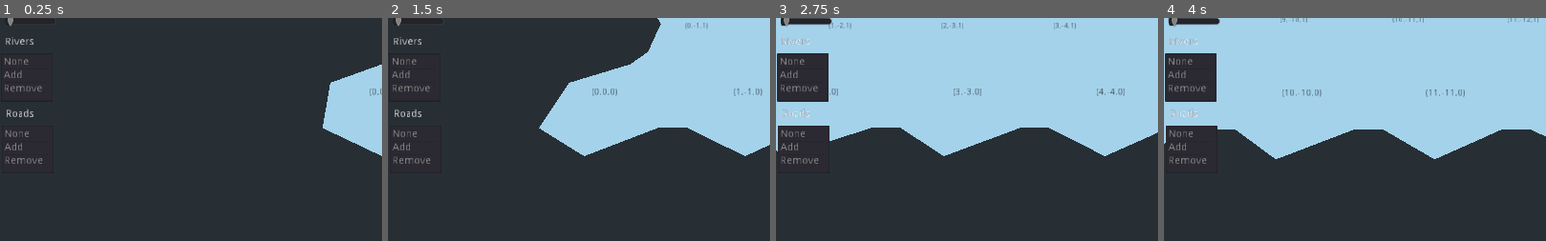
Above: before the commit, frames 1-4 (left to right).
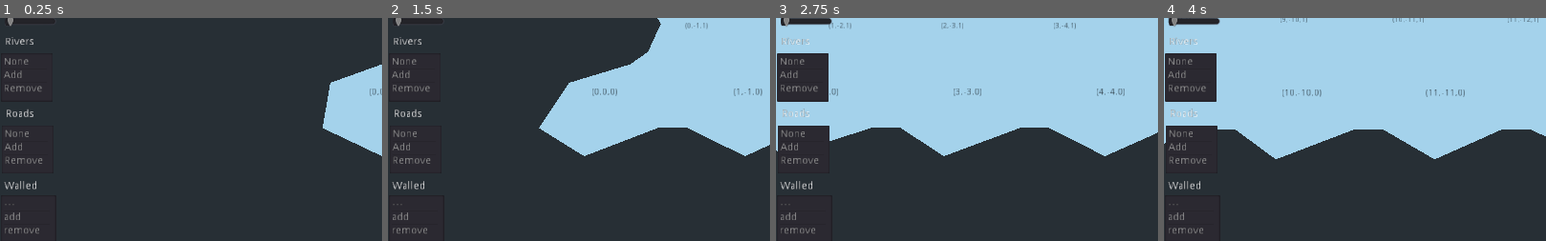
Above: after the commit, the same moments.

Repository: putschini/HexMap
Game: Godot game, scene res://Control.tscn
Two runs of this game, one before a commit and one after it. Both use one fixed random seed, a clock stepped at 60 frames per second and the inputs below.
Inputs (mouse positions are % of the whole screen's width and height, from its top left):
- Up to frame 1 (0.25 s): no input
- Up to frame 2 (1.5 s): click (1, 20) at 0.5 s; tap Enter at 1.25 s; move the mouse to (72, 45) at 1.27 s; press the mouse at (72, 45) at 1.28 s; hold D (move_right) from 1.28 s (still down)
- Up to frame 3 (2.75 s): move the mouse to (30, 55) at 2.02 s; release D (move_right) at 2.03 s; release the mouse at (30, 55) at 2.03 s; hold S (move_back) from 2.03 s (still down); tap W (move_foward) at 2.1 s
- Up to frame 4 (4 s): tap Space at 2.75 s; move the mouse to (60, 28) at 2.77 s; release S (move_back) at 2.78 s; hold Mouse wheel up (zoom_in) 2.78-3.53 s; hold D (move_right) from 2.78 s (still down); move the mouse to (45, 70) at 3.52 s; tap Mouse wheel down (zoom_out) at 3.6 s
The pictures show only the part of the screen within x 0-50%, y 31-81%; the shares and areas given below are measured in that part.

The runs differ from the first frame. In frame 1, 0.3% of the frame differs, in the area x 1-11%, y 73-97%; in frame 2, 0.3%; in frame 3, 0.3%; in frame 4, 0.3%.

Commit message:
Part 10 - Adding Walls

Diff:
--- /dev/null
+++ b/FeatureManager.gd
@@ -0,0 +1,127 @@
+extends Spatial
+
+class_name FeatureManager
+
+onready var wall : HexMesh = $Wall
+
+func _ready():
+	wall.setup(false, true, false, false)
+
+func add_wall(var near: EdgeVertices, var near_cell: HexCell, var far: EdgeVertices, var far_cell: HexCell, var has_road: bool, var has_river: bool ) -> void:
+	if near_cell.walled != far_cell.walled and HexEdgeType.get_edge_type(near_cell.elevation, far_cell.elevation) != HexEdgeType.Cliff: # and not near_cell.is_under_water() and not far_cell.is_under_water():
+		add_wall_segment(near.v1, near.v2, far.v1, far.v2)
+		if has_road or has_river:
+			add_wall_cap(near.v2, near.v4)
+			add_wall_cap(far.v2, far.v4)
+		else:
+			add_wall_segment(near.v2, near.v3, far.v2, far.v3)
+			add_wall_segment(near.v3, near.v4, far.v3, far.v4)
+		add_wall_segment(near.v4, near.v5, far.v4, far.v5)
+	pass
+
+func add_wall_segment(var near_left: Vector3, var near_right: Vector3, var far_left: Vector3, var far_right: Vector3) -> void:
+	near_left = HexMetrics.perturb(near_left)
+	near_right = HexMetrics.perturb(near_right)
+	far_left = HexMetrics.perturb(far_left)
+	far_right = HexMetrics.perturb(far_right)
+
+	var left = HexMetrics.wall_lerp(near_left, far_left)
+	var right = HexMetrics.wall_lerp(near_right, far_right)
+
+
+	var left_thickness_offset = HexMetrics.wall_thickness_offset(near_left, far_left)
+	var right_thickness_offset = HexMetrics.wall_thickness_offset(near_right, far_right)
+
+	var v1 = left - left_thickness_offset
+	var v2 = right - right_thickness_offset
+	var v3 = left - left_thickness_offset + Vector3(0.0, HexMetrics.wall_height, 0.0)
+	var v4 = right - right_thickness_offset + Vector3(0.0, HexMetrics.wall_height, 0.0)
+	wall.add_quad_unperturbed(v1, v2, v3, v4)
+	wall.add_quad_color1(Color.red)
+	var t1 = v3
+	var t2 = v4
+
+	v1 = left + left_thickness_offset
+	v2 = right + right_thickness_offset
+	v3 = left + left_thickness_offset + Vector3(0.0, HexMetrics.wall_height, 0.0)
+	v4 = right + right_thickness_offset + Vector3(0.0, HexMetrics.wall_height, 0.0)
+	wall.add_quad_unperturbed(v2, v1, v4, v3)
+	wall.add_quad_color1(Color.red)
+
+	wall.add_quad_unperturbed(t1, t2, v3, v4)
+	wall.add_quad_color1(Color.red)
+
+func add_wall_cap(var near: Vector3, var far: Vector3) -> void:
+	near = HexMetrics.perturb(near)
+	far = HexMetrics.perturb(far)
+
+	var center = HexMetrics.wall_lerp(near, far)
+	var thickness = HexMetrics.wall_thickness_offset(near, far)
+
+	var b1 = center - thickness
+	var b2 = center + thickness
+	var t1 = center - thickness + Vector3(0.0, HexMetrics.wall_height, 0.0)
+	var t2 = center + thickness + Vector3(0.0, HexMetrics.wall_height, 0.0)
+	wall.add_quad_unperturbed(b1, b2, t1, t2)
+	wall.add_quad_color1(Color.red)
+
+#Cornor only exist when one or two cells are walled
+func add_wall_corner(var v1: Vector3, c1: HexCell, var v2: Vector3, var c2: HexCell, var v3: Vector3, var c3: HexCell) -> void:
+	if c1.walled:
+		if c2.walled:
+			if not c3.walled:
+				add_wall_corner_segment(v3, c3, v1, c1, v2, c2)
+		elif c3.walled:
+			add_wall_corner_segment(v2, c2, v3, c3, v1, c1)
+		else:
+			add_wall_corner_segment(v1, c1, v2, c2, v3, c3)
+	elif c2.walled:
+		if c3.walled:
+			add_wall_corner_segment(v1, c1, v2, c2, v3, c3)
+		else:
+			add_wall_corner_segment(v2, c2, v3, c3, v1, c1)
+	elif c3.walled:
+		add_wall_corner_segment(v3, c3, v1, c1, v2, c2)
+
+func add_wall_corner_segment(var inside: Vector3, inside_cell: HexCell, var left: Vector3, var left_cell: HexCell, var right: Vector3, var right_cell: HexCell) -> void:
+#	if not inside_cell.is_under_water():
+	var has_left_wall = HexEdgeType.get_edge_type(inside_cell.elevation, left_cell.elevation) != HexEdgeType.Cliff# and not left_cell.is_under_water()
+	var has_right_wall = HexEdgeType.get_edge_type(inside_cell.elevation, right_cell.elevation) != HexEdgeType.Cliff# and not right_cell.is_under_water()
+	if has_left_wall:
+		if has_right_wall:
+			add_wall_segment( inside, inside, left, right )
+		elif left_cell.elevation < right_cell.elevation:
+			add_wall_cliff_cap(inside, left, right)
+		else:
+			add_wall_cap(inside, left)
+	elif has_right_wall:
+		if right_cell.elevation < left_cell.elevation:
+			add_wall_cliff_cap(right, inside, left)
+		else:
+			add_wall_cap(inside, right)
+
+func add_wall_cliff_cap(var near: Vector3, var far: Vector3, var inside_point: Vector3) -> void:
+	near = HexMetrics.perturb(near)
+	far = HexMetrics.perturb(far)
+	inside_point = HexMetrics.perturb(inside_point)
+	var inside_point_top = inside_point
+
+	var center = HexMetrics.wall_lerp(near, far)
+	var thickness = HexMetrics.wall_thickness_offset(near, far)
+
+	var b1 = center - thickness
+	var b2 = center + thickness
+	inside_point.y = center.y
+	var t1 = center - thickness + Vector3(0.0, HexMetrics.wall_height, 0.0)
+	var t2 = center + thickness + Vector3(0.0, HexMetrics.wall_height, 0.0)
+	inside_point_top.y = center.y + HexMetrics.wall_height
+
+	wall.add_quad_unperturbed(b1, inside_point, t1, inside_point_top)
+	wall.add_quad_color1(Color.red)
+	wall.add_quad_unperturbed(inside_point, b2, inside_point_top, t2)
+	wall.add_quad_color1(Color.red)
+	wall.add_triangle_unperturbed(t1, t2, inside_point_top)
+	wall.add_triangle_color1(Color.red)
+
+func commit_mesh( ) -> void:
+	wall.commit_mesh( )
--- /dev/null
+++ b/FeatureManager.tscn
@@ -0,0 +1,9 @@
+[gd_scene load_steps=3 format=2]
+
+[ext_resource path="res://FeatureManager.gd" type="Script" id=1]
+[ext_resource path="res://HexMesh.tscn" type="PackedScene" id=2]
+
+[node name="FeatureManager" type="Spatial"]
+script = ExtResource( 1 )
+
+[node name="Wall" parent="." instance=ExtResource( 2 )]
--- a/HexCell.gd
+++ b/HexCell.gd
@@ -161,6 +161,16 @@
 		if roads[direction]:
 			set_road(direction, false)
 
+########################### WALL ##############################
+
+var walled := false
+
+func set_walled(var new_walled: bool) -> void:
+	if walled != new_walled:
+		walled = new_walled
+		needs_update()
+		print("WALLED")
+
 func _init(var coord: HexCoordinate, var center_vec: Vector3):
 	center = center_vec
 	coordinate = coord
--- a/HexGridChunk.gd
+++ b/HexGridChunk.gd
@@ -11,6 +11,8 @@
 onready var terrain: HexMesh = $TerrainMesh
 onready var river: HexMesh = $RiverMesh
 onready var road: HexMesh = $RoadMesh
+
+onready var feature_manager := $FeatureManager
 
 var cells := Array()
 
@@ -53,6 +55,8 @@
 	river.commit_mesh()
 	road.commit_mesh()
 
+	feature_manager.commit_mesh()
+
 func triangulate( ) -> void:
 	for cell in cells:
 		triangulate_cell(cell)
@@ -92,16 +96,21 @@
 	blend_bridge_offset.y = neighbor.center.y - cell.center.y
 	var neighbor_edge = EdgeVertices.new(edge.v1 + blend_bridge_offset, edge.v5 + blend_bridge_offset)
 
-	if cell.has_river_through_edge(direction):
+	var has_road = cell.has_road_through_edge(direction)
+	var has_river = cell.has_river_through_edge(direction)
+
+	if has_river:
 		neighbor_edge.v3.y = neighbor.river_bed_elevation()
 		var reversed = cell.has_incoming_river and cell.incoming_river == direction
 		triangulate_river_quad2(edge.v1, edge.v4, cell.river_surface_elevation(), neighbor_edge.v1, neighbor_edge.v4, neighbor.river_surface_elevation(), 0.8, reversed)
 
 	# Rectangle blending region between hexagons
 	if cell.get_edge_type(direction) == HexEdgeType.Slop:
-		triangulate_slop_edge(edge, cell, neighbor_edge, neighbor, cell.has_road_through_edge(direction))
-	else:
-		triangulate_edge_strip(edge, cell.color, neighbor_edge, neighbor.color, cell.has_road_through_edge(direction))
+		triangulate_slop_edge(edge, cell, neighbor_edge, neighbor, has_road)
+	else:
+		triangulate_edge_strip(edge, cell.color, neighbor_edge, neighbor.color, has_road)
+
+	feature_manager.add_wall(edge, cell, neighbor_edge, neighbor, has_road, has_river )
 
 	var next_neighbor = cell.neighbors[HexDirection.next(direction)]
 	# Only add the triangle connection in two direction, to not produce overlaping triangles
@@ -172,6 +181,8 @@
 		else:
 			terrain.add_triangle( bottom_edge, left_edge, right_edge )
 			terrain.add_triangle_color( bottom_cell.color, left_cell.color, right_cell.color )
+
+	feature_manager.add_wall_corner(bottom_edge, bottom_cell, left_edge, left_cell, right_edge, right_cell)
 
 #Triangulate corner between cells with 1 elevation difference
 #Starts from the triangule in the top/bottom corner
--- a/HexGridChunk.tscn
+++ b/HexGridChunk.tscn
@@ -1,7 +1,8 @@
-[gd_scene load_steps=3 format=2]
+[gd_scene load_steps=4 format=2]
 
 [ext_resource path="res://HexMesh.tscn" type="PackedScene" id=1]
 [ext_resource path="res://HexGridChunk.gd" type="Script" id=2]
+[ext_resource path="res://FeatureManager.tscn" type="PackedScene" id=3]
 
 [node name="HexGridChunk" type="Spatial"]
 script = ExtResource( 2 )
@@ -12,6 +13,8 @@
 
 [node name="RoadMesh" parent="." instance=ExtResource( 1 )]
 
+[node name="FeatureManager" parent="." instance=ExtResource( 3 )]
+
 [node name="Labels" type="Spatial" parent="."]
 
 [editable path="TerrainMesh"]
--- a/HexMapEditor.gd
+++ b/HexMapEditor.gd
@@ -10,6 +10,8 @@
 			cell.set_color(color)
 		if edit_elevation:
 			cell.set_elevation(elevation_value)
+		if edit_wall:
+			cell.set_walled(wall_value)
 		if river_edit_value == 2:
 			cell.remove_river()
 		if road_edit_value == 2:
@@ -63,3 +65,17 @@
 
 func _on_road_item_selected(index):
 	road_edit_value = index
+
+var edit_wall := false
+var wall_value := false
+
+func _on_walled_item_selected(index):
+	match index:
+		0:
+			edit_wall = false
+		1:
+			edit_wall = true
+			wall_value = true
+		2:
+			edit_wall = false
+			wall_value = false
--- a/HexMapEditor.tscn
+++ b/HexMapEditor.tscn
@@ -101,9 +101,30 @@
 max_value = 5.0
 rounded = true
 
+[node name="Control6" type="Control" parent="."]
+margin_top = 400.0
+margin_right = 40.0
+margin_bottom = 440.0
+
+[node name="Label" type="Label" parent="Control6"]
+margin_left = 6.0
+margin_top = 4.0
+margin_right = 64.0
+margin_bottom = 35.0
+text = "Walled
+"
+
+[node name="ItemList" type="ItemList" parent="Control6"]
+margin_left = 1.0
+margin_top = 23.0
+margin_right = 75.0
+margin_bottom = 86.0
+items = [ "---", null, false, "add", null, false, "remove", null, false ]
+
 [connection signal="item_selected" from="Control/ColorSelector" to="." method="_on_selected_color_change"]
 [connection signal="toggled" from="Control2/ElevationCheckBox" to="." method="_on_edit_elevation_toggled"]
 [connection signal="value_changed" from="Control2/ElevationSlider" to="." method="_on_elevation_value_changed"]
 [connection signal="item_selected" from="Control3/RiverSelector" to="." method="_on_river_item_selected"]
 [connection signal="item_selected" from="Control5/RoadSelector" to="." method="_on_road_item_selected"]
 [connection signal="value_changed" from="Control4/BrushSizeSlider" to="." method="_on_brush_size_value_changed"]
+[connection signal="item_selected" from="Control6/ItemList" to="." method="_on_walled_item_selected"]
--- a/HexMesh.gd
+++ b/HexMesh.gd
@@ -64,6 +64,15 @@
 	vertices.push_back(HexMetrics.perturb(v2));
 	vertices.push_back(HexMetrics.perturb(v3));
 	vertices.push_back(HexMetrics.perturb(v4));
+
+func add_quad_unperturbed( var v1 : Vector3, var  v2 : Vector3, var  v3 : Vector3, var  v4 : Vector3 ) -> void:
+	vertices.push_back(v1);
+	vertices.push_back(v3);
+	vertices.push_back(v2);
+
+	vertices.push_back(v2);
+	vertices.push_back(v3);
+	vertices.push_back(v4);
 
 func add_quad_color( var c1 : Color, var c2 : Color, var c3 : Color, var c4 : Color ) -> void:
 	colors.push_back( c1 )
--- a/HexMetrics.gd
+++ b/HexMetrics.gd
@@ -123,3 +123,22 @@
 
 const river_bed_offset = -1.0
 const river_surface_offset = -0.25
+
+const wall_height = 5.0
+const wall_thickness = 0.75
+const wall_elevation_offset = vertical_terrace_step_size
+
+static func wall_thickness_offset(var near: Vector3, var far: Vector3) -> Vector3:
+	var offset := Vector3()
+	offset.x = far.x - near.x
+	offset.y = 0
+	offset.z = far.z - near.z
+	return offset.normalized() * (wall_thickness * 0.5)
+
+static func wall_lerp( var near: Vector3, var far: Vector3 ) -> Vector3:
+	var result = near
+	result.x += (far.x - near.x) * 0.5
+	result.z += (far.z - near.z) * 0.5
+	var y_offset = wall_elevation_offset if near.y < far.y else (1 - wall_elevation_offset)
+	result.y += (far.y - near.y) * y_offset
+	return result
--- a/project.godot
+++ b/project.godot
@@ -13,6 +13,11 @@
 "class": "EdgeVertices",
 "language": "GDScript",
 "path": "res://EdgeVertices.gd"
+}, {
+"base": "Spatial",
+"class": "FeatureManager",
+"language": "GDScript",
+"path": "res://FeatureManager.gd"
 }, {
 "base": "Reference",
 "class": "HexCell",
@@ -51,6 +56,7 @@
 } ]
 _global_script_class_icons={
 "EdgeVertices": "",
+"FeatureManager": "",
 "HexCell": "",
 "HexCoordinate": "",
 "HexDirection": "",
